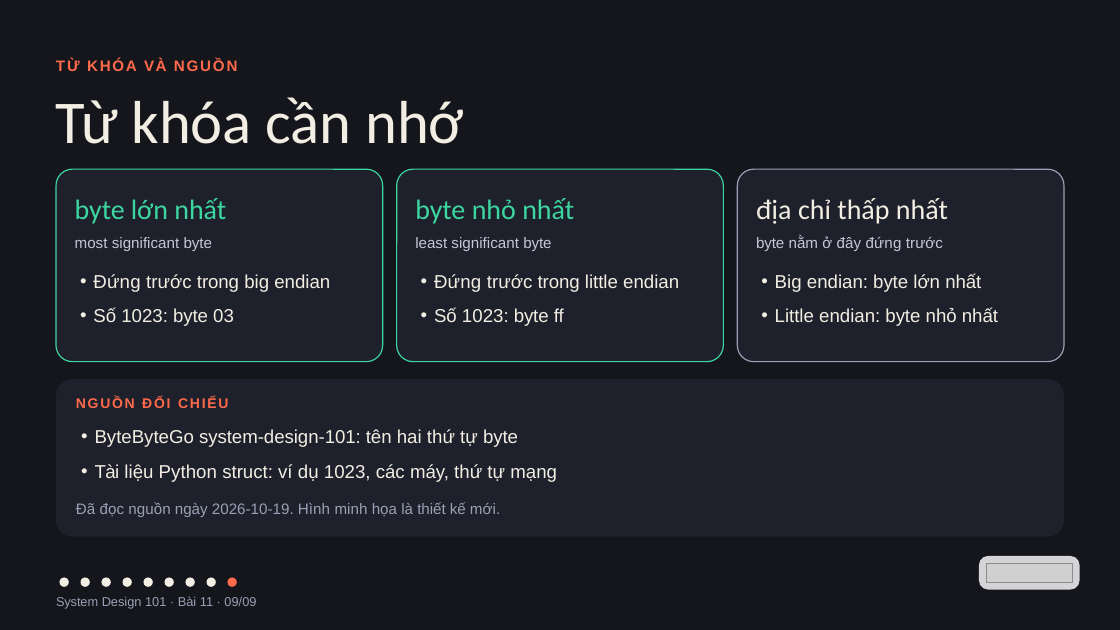
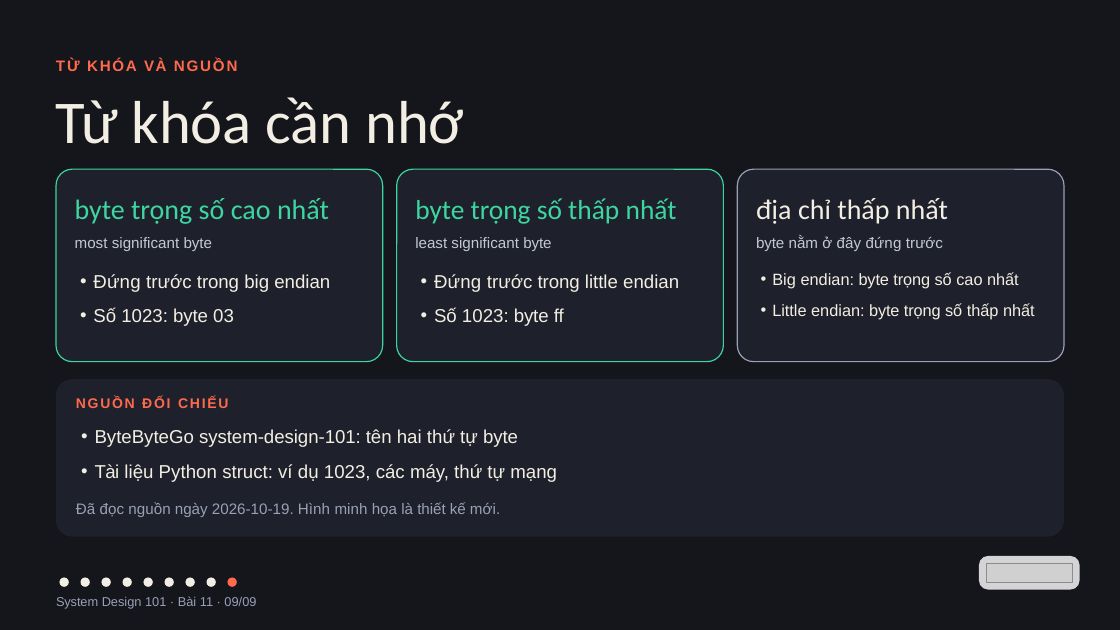
Before and after one commit to vohoailinh90/tool-marketing-studio, a slide deck: slide 9 of system-design-101/vi/lessons/sd-10-011/slides/sd-10-011.pptx. Drawn at 1120x630 pixels with LibreOffice and Linux fonts; fonts in the diff are those of the drawing; grey boxes stand for pictures. Boxes give left, top, right and bottom in pixels: in the first picture for what was removed or moved away, otherwise in the second. Text is boxed around its words. In the diff, an @@ line names an element or a change of style, - is before the commit and + after.

```diff
--- a/system-design-101/vi/lessons/sd-10-011/slides/sd-10-011.pptx
+++ b/system-design-101/vi/lessons/sd-10-011/slides/sd-10-011.pptx
@@ text at [75,198,329,224]: text changed @@
-byte lớn nhất
+byte trọng số cao nhất
@@ text at [415,198,677,224]: text changed; size 36 to 35.2 pt @@
-byte nhỏ nhất
+byte trọng số thấp nhất
@@ text at [772,272,1035,320]: text changed; size 24 to 21 pt @@
-• Big endian: byte lớn nhất
-• Little endian: byte nhỏ nhất
+• Big endian: byte trọng số cao nhất
+• Little endian: byte trọng số thấp nhất
```
Also in this commit, not shown: 5 other slides changed, 3 other files.
